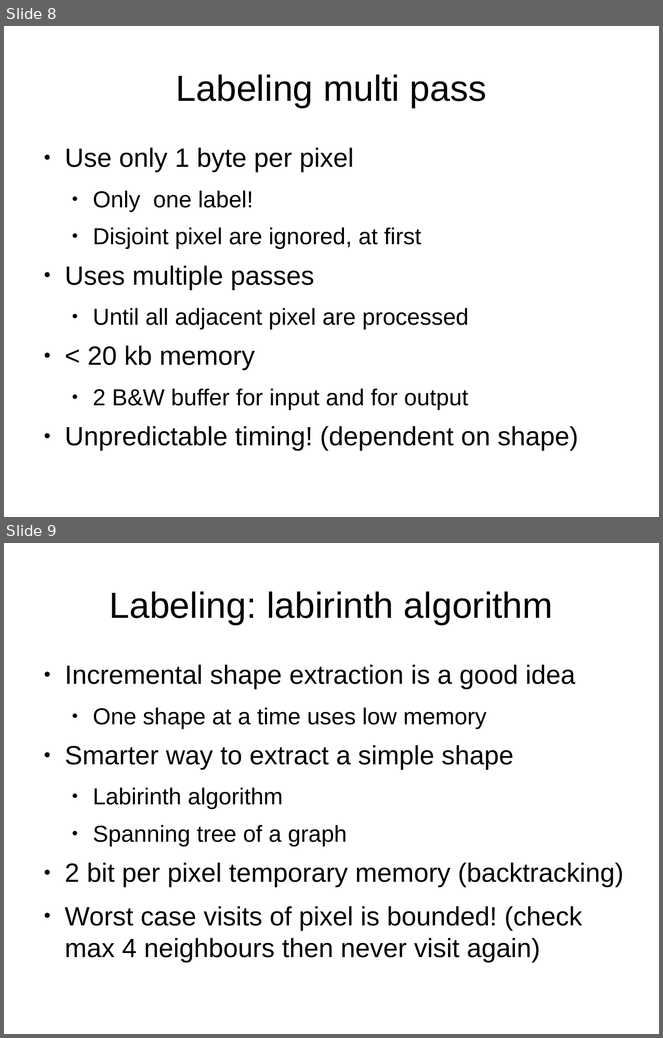
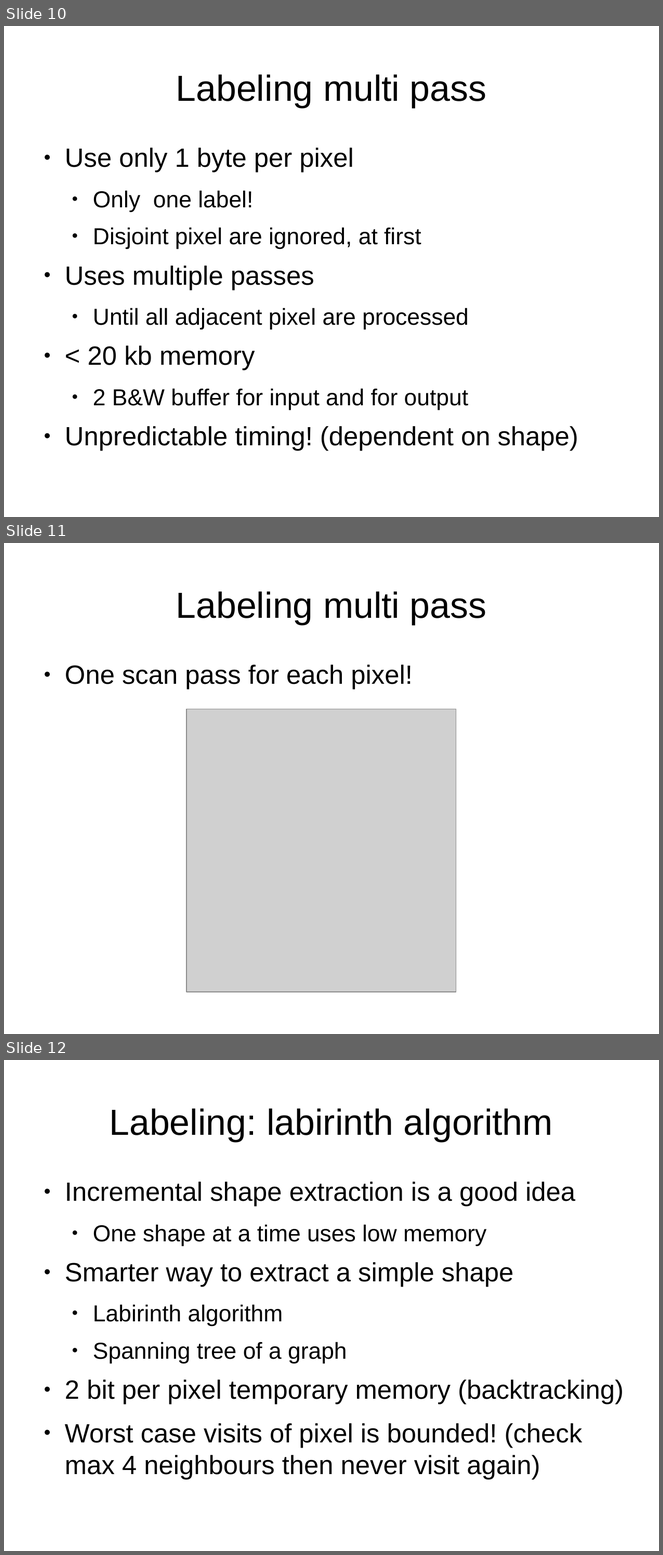
Before and after one commit to 0Chuzz/SNproject, a slide deck: slides.odp. Shown one above the other, each under a label of ours: slides 8 and 9 before the commit, slides 10, 11 and 12 after it. The pictures are 663x1038 and 663x1555 pixels, drawn with LibreOffice and Linux fonts; fonts in the diff are those of the drawing; grey boxes stand for pictures. Boxes give left, top, right and bottom in pixels: in the first picture for what was removed or moved away, otherwise in the second. Text is boxed around its words. In the diff, an @@ line names an element or a change of style, - is before the commit and + after.

```diff
--- a/slides.odp
+++ b/slides.odp
@@ slide 11 added at bbox=[4, 543, 659, 1034], background #FFFFFF @@
@@ title added at bbox=[176, 591, 487, 625], 44 pt, text #000000 @@
+Labeling multi pass
@@ text added at bbox=[65, 665, 413, 690], 32 pt, text #000000 @@
+● One scan pass for each pixel!
@@ picture added at bbox=[187, 709, 456, 992] @@
@@ what was slide 8 is now slide 10 @@
@@ what was slide 9 is now slide 12 @@
```
Also in this commit, not shown: 7 slides changed, 5 other slides added, 1 slide removed.
